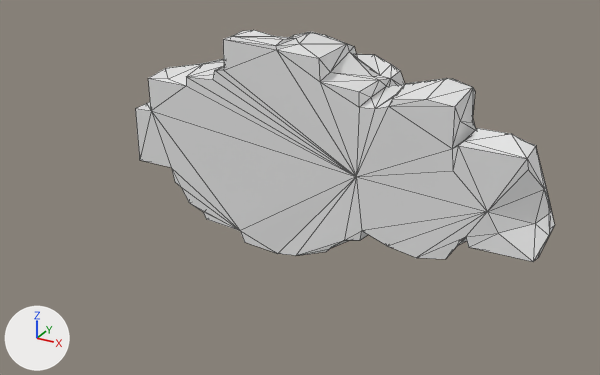
Renders of the FBX model Assets/Geometry/Rock3.fbx from each side of a commit.
Before and after are seen from a 50 mm camera at (25.8, -43.0, 19.8) aimed at (2.2, 0.0, -1.6). Every picture has the same lights, and +X, +Y and +Z are marked at lower left. Mesh edges are drawn as thin lines.

The scene before the commit, as lines of its bpy script (objects in view):
```python
me_cube_030 = bpy.data.meshes.new('Cube.030')
me_cube_030.from_pydata(...)  # 349 vertices, 694 faces; spans x -11.9..18.1, y -0.1..10.0, z -7.3..7.6
me_cube_030.materials.append(mat_material)  # white #e7e7e7
ob_rock3 = bpy.data.objects.new('Rock3', me_cube_030)
ob_rock3.location = (0.0, 0.0, 0.0)
```
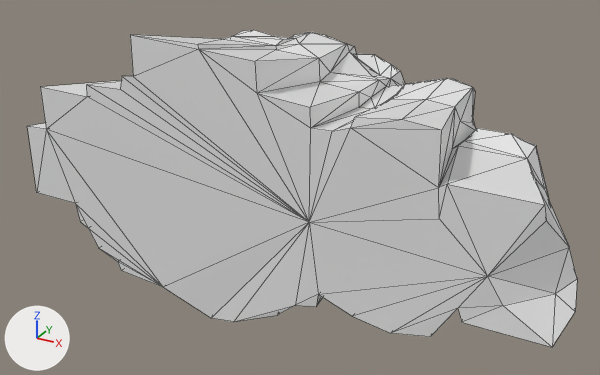
Location of each change, [x1, y1, x2, y2] in pixels of the pictures (600 x 375 px):
'Rock3', reshaped (31% wider, 36% taller)
    before: [135, 30, 555, 262]
    after: [27, 30, 577, 347]
part 1 of me_cube_030, built on
    before: [135, 39, 549, 262]
    after: [27, 35, 577, 347]

What changed in the scene script:
```text
Change me_cube_030:
    used by ob_rock3; location = (0.0, 0.0, 0.0)
    remove me_cube_030.from_pydata(...)  # 349 vertices, 694 faces; spans x -11.9..18.1, y -0.1..10.0, z -7.3..7.6
    add me_cube_030.from_pydata(...)  # 396 vertices, 788 faces; spans x -14.2..20.9, y -6.9..10.0, z -8.5..8.9
    me_cube_030 part 1
    5 vertices are removed from x 6.1..17.0, y 0.0..0.8, z -1.8..1.5
    55 faces are deleted
    52 vertices are added at x -14.2..20.9, y -6.9..-5.9, z -8.5..8.9
    149 new faces join them
```
